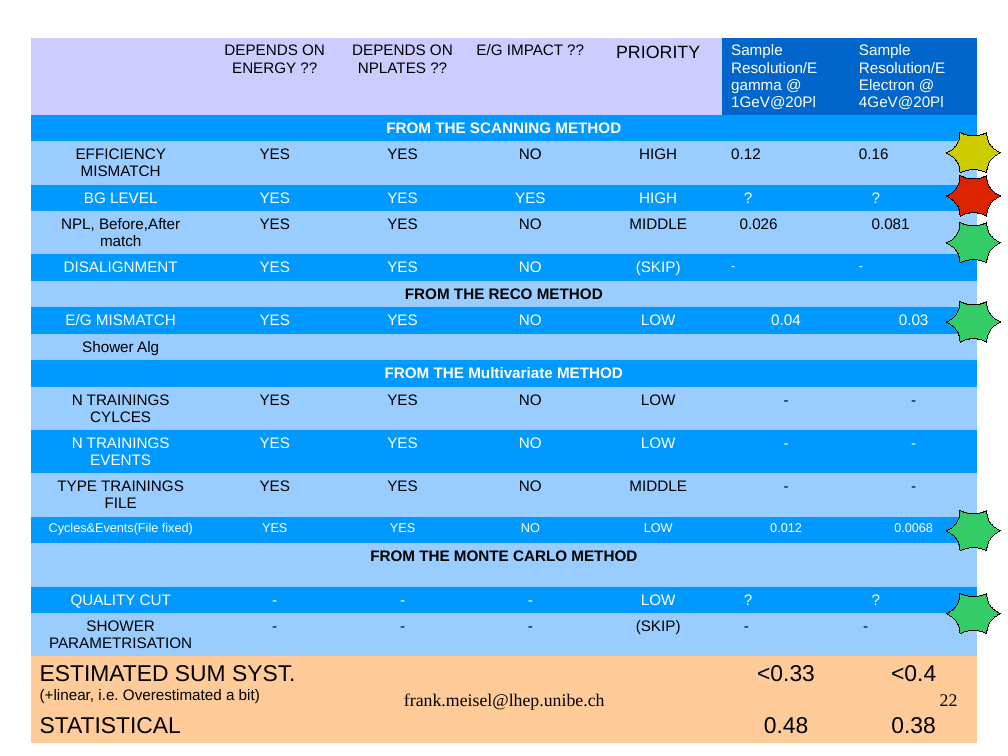
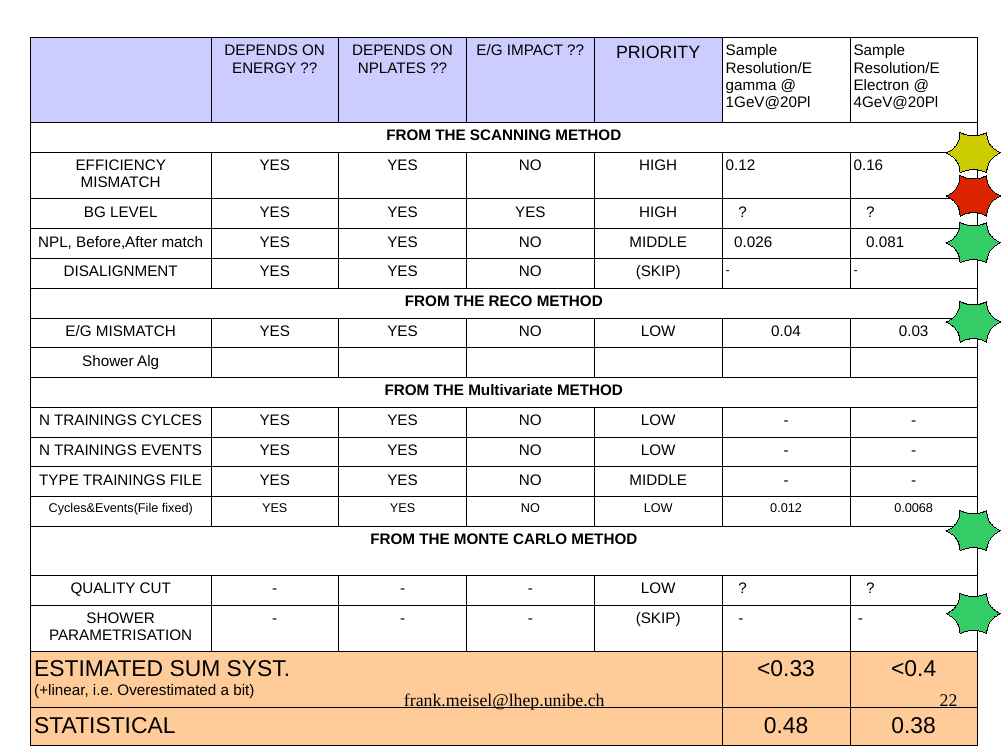
Before and after one commit to antonioiuliano2/fedra, a slide deck: slide 22 of src/libShower/documentation/libShowerMANUAL.odp. Drawn at 1008x756 pixels with LibreOffice and Linux fonts; fonts in the diff are those of the drawing. Boxes give left, top, right and bottom in pixels: in the first picture for what was removed or moved away, otherwise in the second. Text is boxed around its words. In the diff, an @@ line names an element or a change of style, - is before the commit and + after.

```diff
--- a/src/libShower/documentation/libShowerMANUAL.odp
+++ b/src/libShower/documentation/libShowerMANUAL.odp
@@ table at box(31, 38, 979, 745) @@
@@ fill #0066CC to none in 2 cells @@
@@ fill #0099FF to none in 44 cells @@
@@ fill #99CCFF to none in 38 cells @@
@@ text colour #FFFFFF to #000000 in "Sample Resolution/E gamma @ 1GeV@20Pl", "Sample Resolution/E Electron @ 4GeV@20Pl", "FROM THE SCANNING METHOD", "BG LEVEL" and 42 more places @@
@@ borders changed @@
```
Also in this commit, not shown: 1 other slide changed, 3 slides added, 10 other files.
